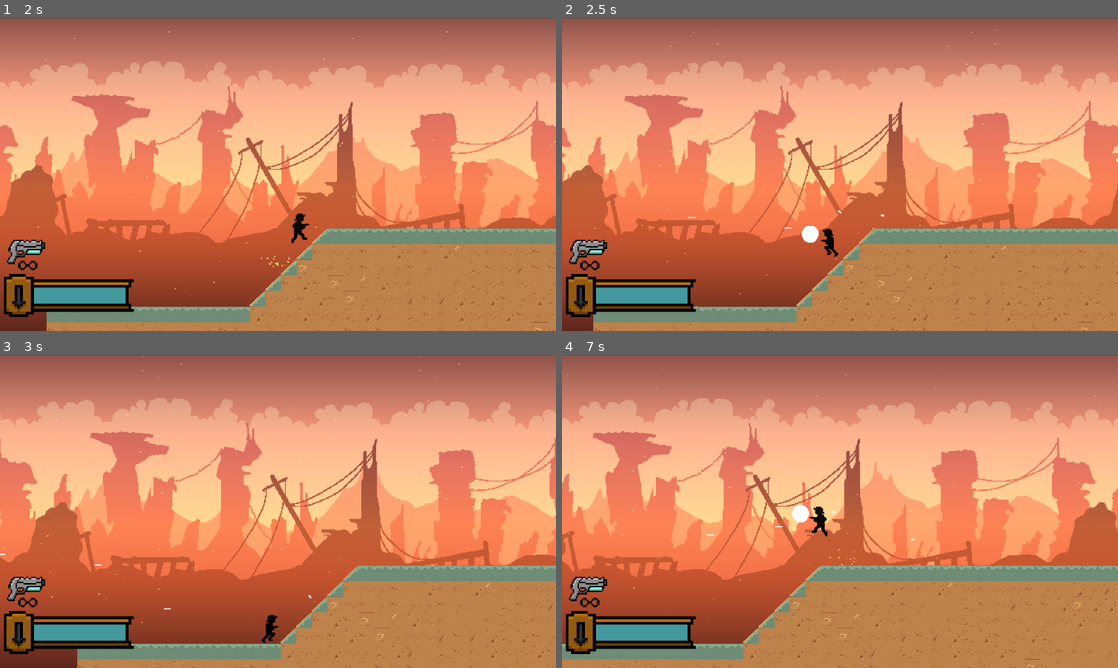
Above: before the commit, frames 1-4 (two rows, left to right).
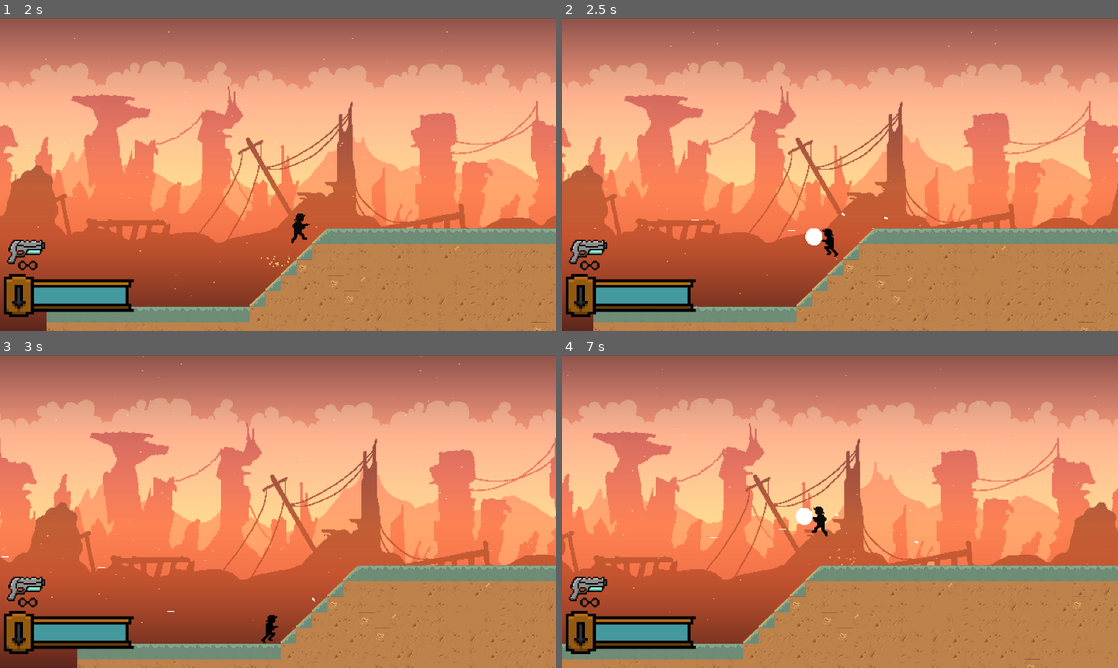
Above: after the commit, the same moments.

Repository: dzfrias/gladiator
Game: Godot game, scene res://scenes/mission.tscn
Two runs of this game, one before a commit and one after it. Both use one fixed random seed, a clock stepped at 60 frames per second and the inputs below. This scene is started directly instead of the project's main scene. The engine's default icon, where the game draws it, is replaced by a stand-in: a white triangle on a blue panel in a dark square. Sound files missing from this copy of the repository are replaced by a short silence.
Inputs (mouse positions are in pixels of both pictures, inside the frame that each line leads up to):
- Up to frame 1 (2 s): move the mouse to (400, 158) at 0.52 s; hold S (burrow) 0.53-1.28 s; hold D (right) from 0.53 s (still down); tap Space (jump) at 0.77, 1.07, 1.52, 1.82 s; move the mouse to (166, 190) at 1.27 s; tap Shift (fallthrough) at 1.35 s
- Up to frame 2 (2.5 s): move the mouse to (895, 105) at 2.02 s; release D (right) at 2.03 s; press the mouse at (895, 105) at 2.03 s; hold A (left) from 2.03 s (still down)
- Up to frame 3 (3 s): move the mouse to (250, 574) at 2.77 s; release A (left) at 2.78 s; release the mouse at (250, 574) at 2.78 s; hold D (right) from 2.78 s (still down); right-click (250, 574) at 2.85 s
- Up to frame 4 (7 s): tap Space (jump) at 3.02, 3.32, 3.77, 4.07, 4.52, 4.82, 6.02, 6.32, 6.77 s; move the mouse to (1006, 558) at 3.52 s; hold I (interact) 3.53-4.28 s; move the mouse to (673, 464) at 4.27 s; release D (right) at 4.28 s; hold A (left) 4.28-5.03 s; tap Q (toggle_alt) at 4.35 s; move the mouse to (867, 511) at 5.02 s; hold D (right) 5.03-5.78 s; hold S (burrow) 5.03-5.78 s; move the mouse to (756, 433) at 5.77 s; hold A (left) from 5.78 s (still down); tap Shift (fallthrough) at 5.85 s; move the mouse to (962, 495) at 6.52 s; press the mouse at (962, 495) at 6.53 s

Frame 1 is identical in both runs. In frame 2, 0.1% of the frame differs, in the area x 22-59%, y 61-73%; in frame 3, less than 0.1%; in frame 4, 0.1%.

Commit message:
make wolf possible to hit
Previously the wolf was too small to hit. The bullets were flying above the wolf.

Diff:
--- a/scenes/player.tscn
+++ b/scenes/player.tscn
@@ -192,7 +192,7 @@
 auto_activate_effects = false
 
 [node name="ItemPosition" type="Node2D" parent="."]
-position = Vector2(31.08, -15)
+position = Vector2(23, -9)
 
 [node name="PlatformRaycast" type="RayCast2D" parent="."]
 position = Vector2(0, 20)
--- a/scenes/wolf.tscn
+++ b/scenes/wolf.tscn
@@ -12,7 +12,7 @@
 [ext_resource type="Script" path="res://scripts/edge_detector.gd" id="10_1gcnm"]
 
 [sub_resource type="RectangleShape2D" id="RectangleShape2D_ot88w"]
-size = Vector2(42, 43)
+size = Vector2(55, 44.5)
 
 [sub_resource type="RectangleShape2D" id="RectangleShape2D_ct54a"]
 size = Vector2(28, 36)
@@ -124,7 +124,7 @@
 script = ExtResource("7_3l162")
 
 [node name="CollisionShape2D" type="CollisionShape2D" parent="."]
-position = Vector2(0, -0.5)
+position = Vector2(0.5, -2.75)
 shape = SubResource("RectangleShape2D_ot88w")
 
 [node name="Direction" type="Node" parent="."]
@@ -140,7 +140,7 @@
 monitorable = false
 
 [node name="CollisionShape2D" type="CollisionShape2D" parent="AttackBox"]
-position = Vector2(40, 1)
+position = Vector2(43, 1)
 shape = SubResource("RectangleShape2D_ct54a")
 disabled = true
 debug_color = Color(0.644145, 0.106926, 0.184851, 0.42)
@@ -169,7 +169,8 @@
 collision_mask = 32
 
 [node name="AnimatedSprite2D" type="AnimatedSprite2D" parent="."]
-scale = Vector2(1.6, 1.6)
+position = Vector2(0, -3)
+scale = Vector2(1.75, 1.75)
 sprite_frames = SubResource("SpriteFrames_th1nn")
 animation = &"idle"
 autoplay = "idle"
